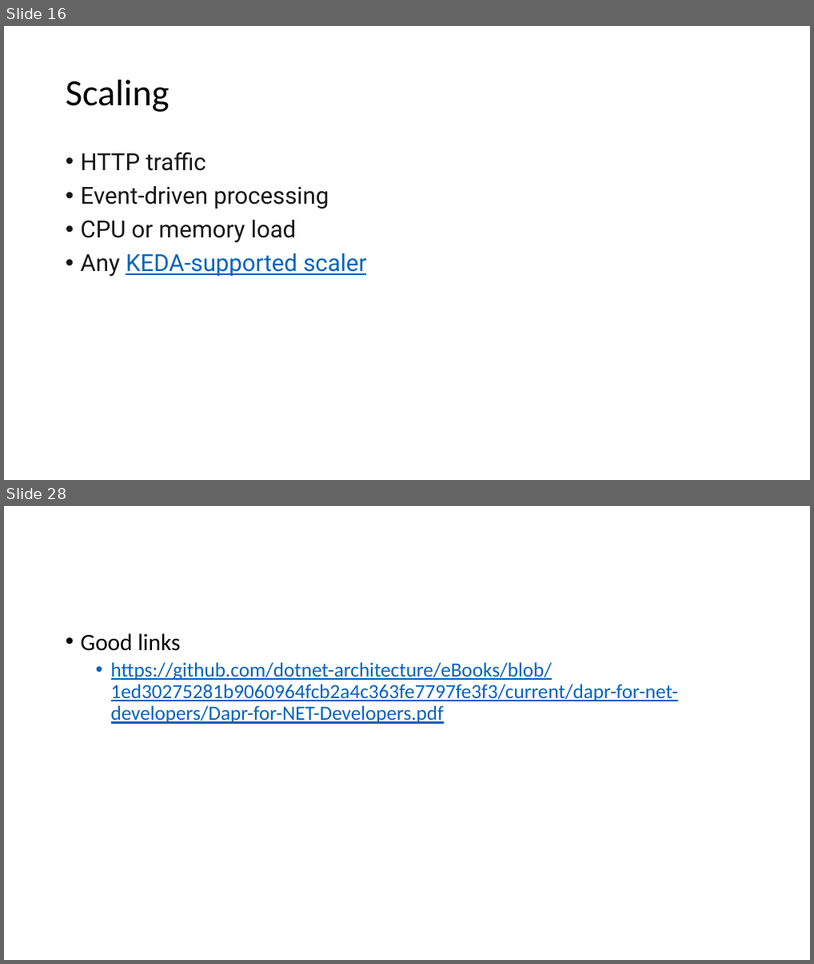
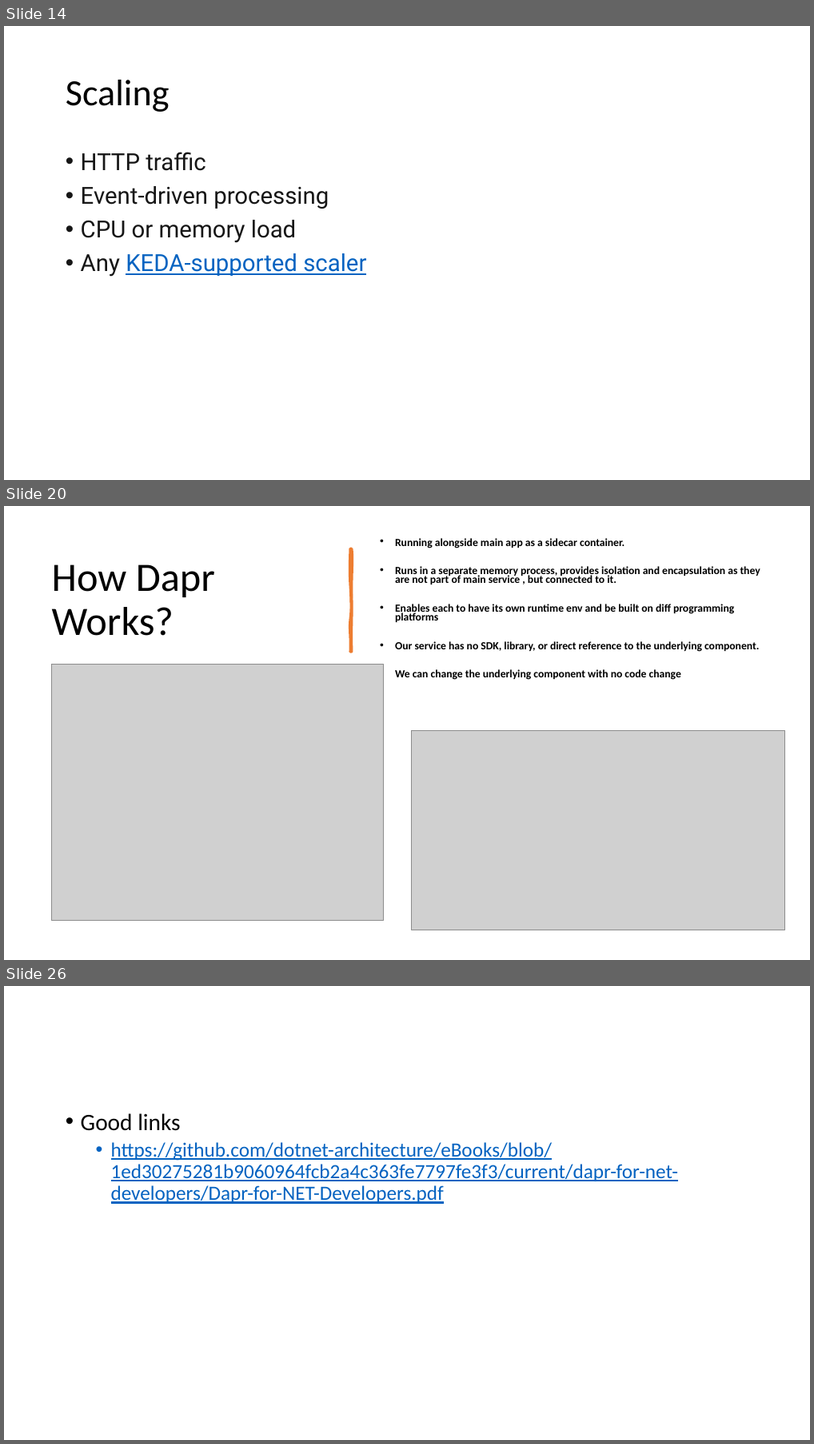
Before and after one commit to cs-samvith/space-app-platform, a slide deck: container-apps.pptx. Shown one above the other, each under a label of ours: slides 16 and 28 before the commit, slides 14, 20 and 26 after it; the slides between them are not shown. The pictures are 814x964 and 814x1444 pixels, drawn with LibreOffice and Linux fonts; fonts in the diff are those of the drawing; grey boxes stand for pictures. Boxes give left, top, right and bottom in pixels: in the first picture for what was removed or moved away, otherwise in the second. Text is boxed around its words. In the diff, an @@ line names an element or a change of style, - is before the commit and + after.

```diff
--- a/container-apps.pptx
+++ b/container-apps.pptx
@@ slide 20 added at box(4, 506, 810, 960), background #FFFFFF @@
@@ freeform shape added at box(350, 548, 352, 651), fill #ED7D31, outline #ED7D31 3.25 pt @@
@@ text added at box(395, 538, 761, 680), 12.9 pt, text #000000, bold @@
+• Running alongside main app as a sidecar container.
+• Runs in a separate memory process, provides isolation and encapsulation as they are not part of main service , but connected to it.
+• Enables each to have its own runtime env and be built on diff programming platforms
+• Our service has no SDK, library, or direct reference to the underlying component.
+• We can change the underlying component with no code change
@@ title added at box(52, 564, 215, 636), 48 pt, text #000000 @@
+How Dapr Works?
@@ picture added at box(51, 664, 383, 920) @@
@@ picture added at box(412, 731, 786, 929) @@
@@ what was slide 16 is now slide 14 @@
@@ what was slide 28 is now slide 26 @@
```
Also in this commit, not shown: 5 slides changed, 8 other slides added, 10 slides removed, 13 other files.
